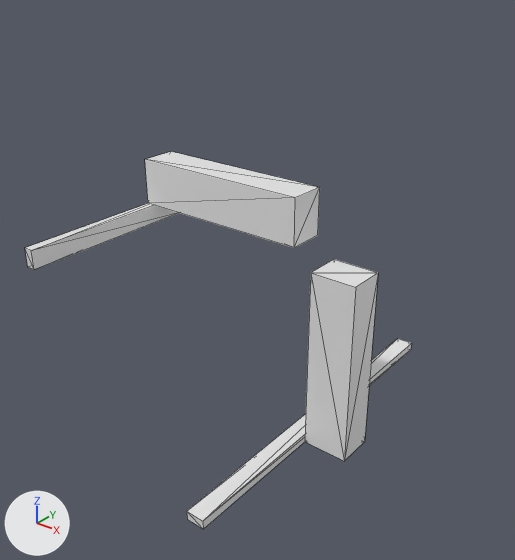
What one commit did to the OBJ model Data/bmc/tiles_structure/t_234.obj.
Rendered twice from a camera (50 mm lens) standing at (0.909, -1.376, 0.723) and looking at (-0.15, -0.051, -0.099). The lights are fixed; the arrows at lower left show +X, +Y and +Z. Mesh edges are drawn as thin lines. Where no turn or scale is listed for an object, it has been applied to the vertices.

The scene before the commit, as lines of its bpy script (objects in view):
```python
me_t_234 = bpy.data.meshes.new('t_234')
me_t_234.from_pydata(...)  # 31 vertices, 48 faces; spans x -0.5..0.175, y -0.5..0.5, z -0.5..0.175
ob_t_234 = bpy.data.objects.new('t_234', me_t_234)
ob_t_234.location = (0.0, 0.0, 0.0)
```
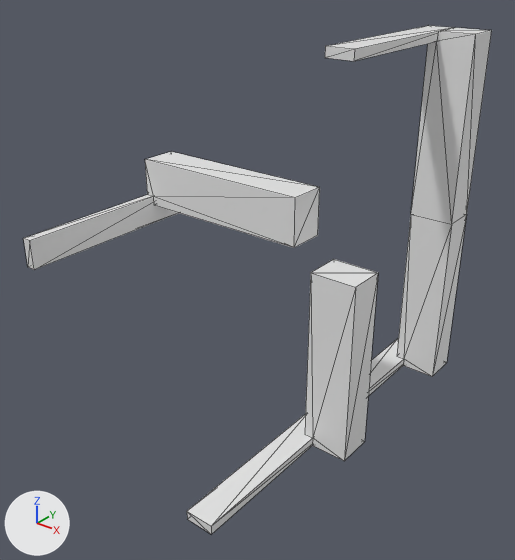
Diff of the bpy script that builds the scene:
```diff
--- a/Data/bmc/tiles_structure/t_234.obj.py
+++ b/Data/bmc/tiles_structure/t_234.obj.py
@@ me_t_234 @@
 # used by ob_t_234; location = (0.0, 0.0, 0.0)
-me_t_234.from_pydata(...)  # 31 vertices, 48 faces; spans x -0.5..0.175, y -0.5..0.5, z -0.5..0.175
+me_t_234.from_pydata(...)  # 64 vertices, 126 faces; spans x -0.5..0.175, y -0.5..0.5, z -0.5..0.5
+# me_t_234 part 1
+# 7 vertices are removed from x -0.5..0.05, y -0.5..0.5, z -0.5..0.05
+# 38 faces are deleted
+# 2 vertices move from x -0.5..0.05, y -0.5, z -0.5..0.05 to x -0.475..0.075, y -0.5, z -0.5..0.075
+# 33 vertices are added at x -0.5..0.175, y -0.5..0.5, z -0.5..0.5
+# 7 new vertices lie (0.0, 0.1, 0.0) away from vertices in x 0.05..0.175, y 0.4, z -0.5..0.5
+# 116 new faces join them
```

Where the change shows, as pixel boxes [x1, y1, x2, y2] in the pictures (515 x 560 px):
't_234', reshaped (21% wider, 35% taller): before [25, 152, 412, 529]; after [23, 26, 492, 534]
part 1 of me_t_234, built on: before [25, 160, 412, 529]; after [23, 26, 492, 534]
